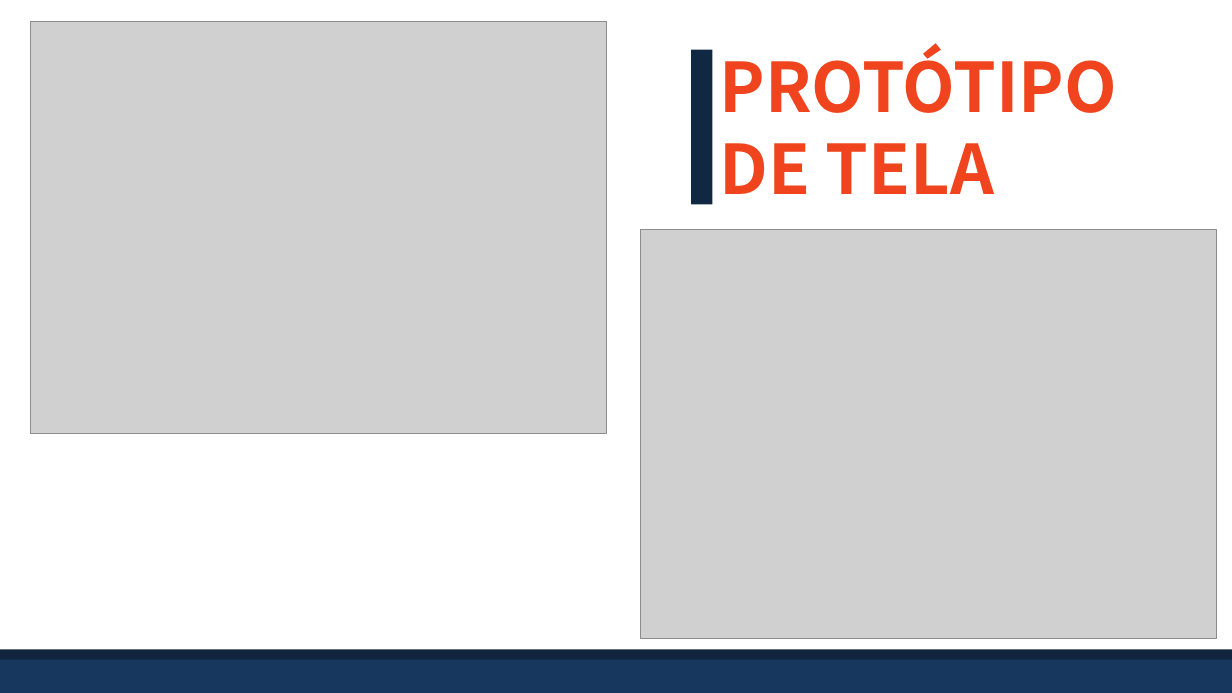
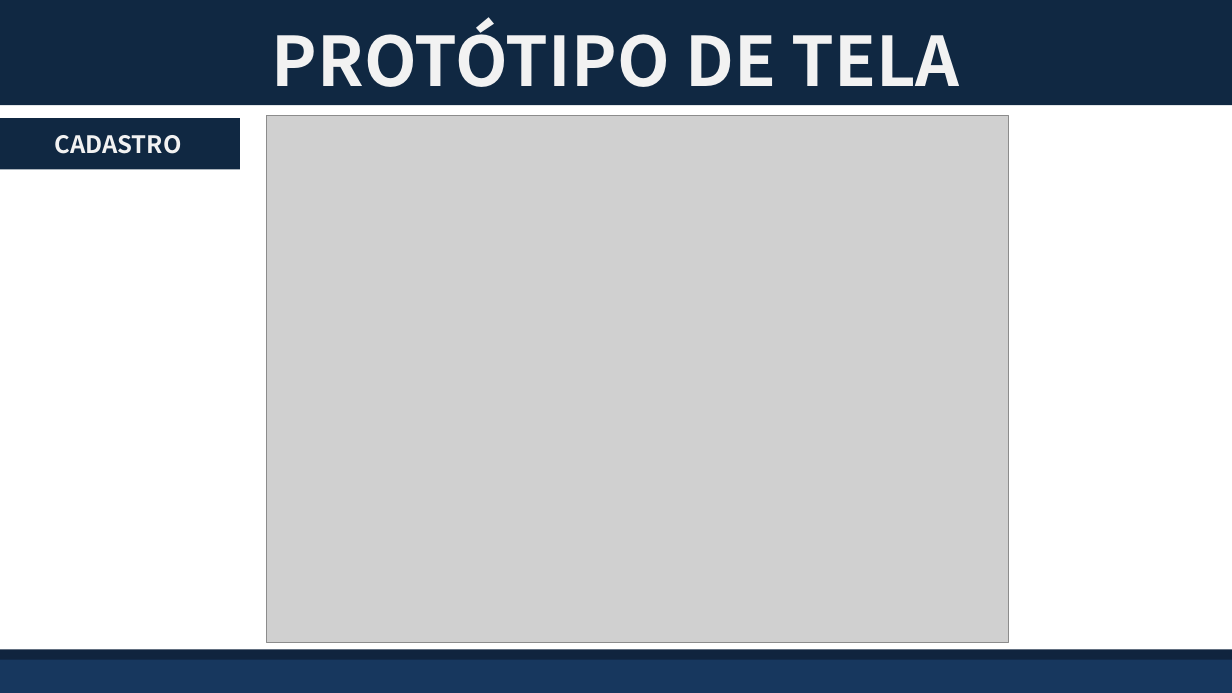
Before and after one commit to BandTec/grupo-05-adsa-20201, a slide deck: slide 13 of SuperVisorPower.pptx. Drawn at 1232x693 pixels with LibreOffice and Linux fonts; fonts in the diff are those of the drawing; grey boxes stand for pictures. Boxes give left, top, right and bottom in pixels: in the first picture for what was removed or moved away, otherwise in the second. Text is boxed around its words. In the diff, an @@ line names an element or a change of style, - is before the commit and + after.

```diff
--- a/SuperVisorPower.pptx
+++ b/SuperVisorPower.pptx
@@ rectangle added at (x1=0, y1=0, x2=1232, y2=105), fill #102842 @@
@@ picture removed at (x1=31, y1=22, x2=606, y2=433) @@
@@ text "PROTÓTIPO DE TELA" moved from (x1=719, y1=43, x2=1117, y2=194) to (x1=272, y1=17, x2=960, y2=87) @@
@@ text "PROTÓTIPO DE TELA" at (x1=272, y1=17, x2=960, y2=87): text colour #EF441D to #F2F2F2; alignment justified to centre; line spacing 1 to 105.6pt @@
@@ rectangle removed at (x1=691, y1=50, x2=713, y2=205) @@
@@ rectangle added at (x1=0, y1=118, x2=240, y2=169), fill #102842 @@
@@ picture resized from (x1=641, y1=230, x2=1216, y2=639) to (x1=266, y1=115, x2=1008, y2=642) @@
@@ text added at (x1=54, y1=135, x2=181, y2=154), 28 pt, text #F2F2F2, bold @@
+CADASTRO
```
Also in this commit, not shown: 4 other slides changed, 2 slides added, 2 slides removed.
